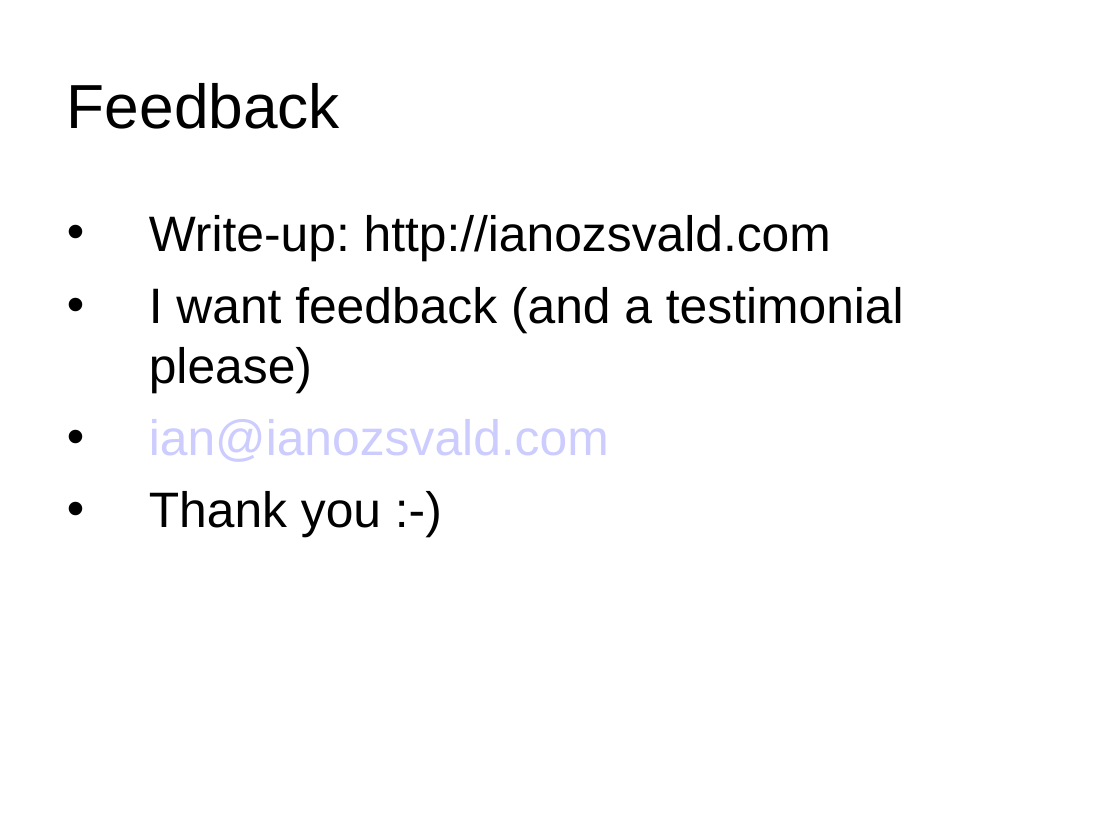
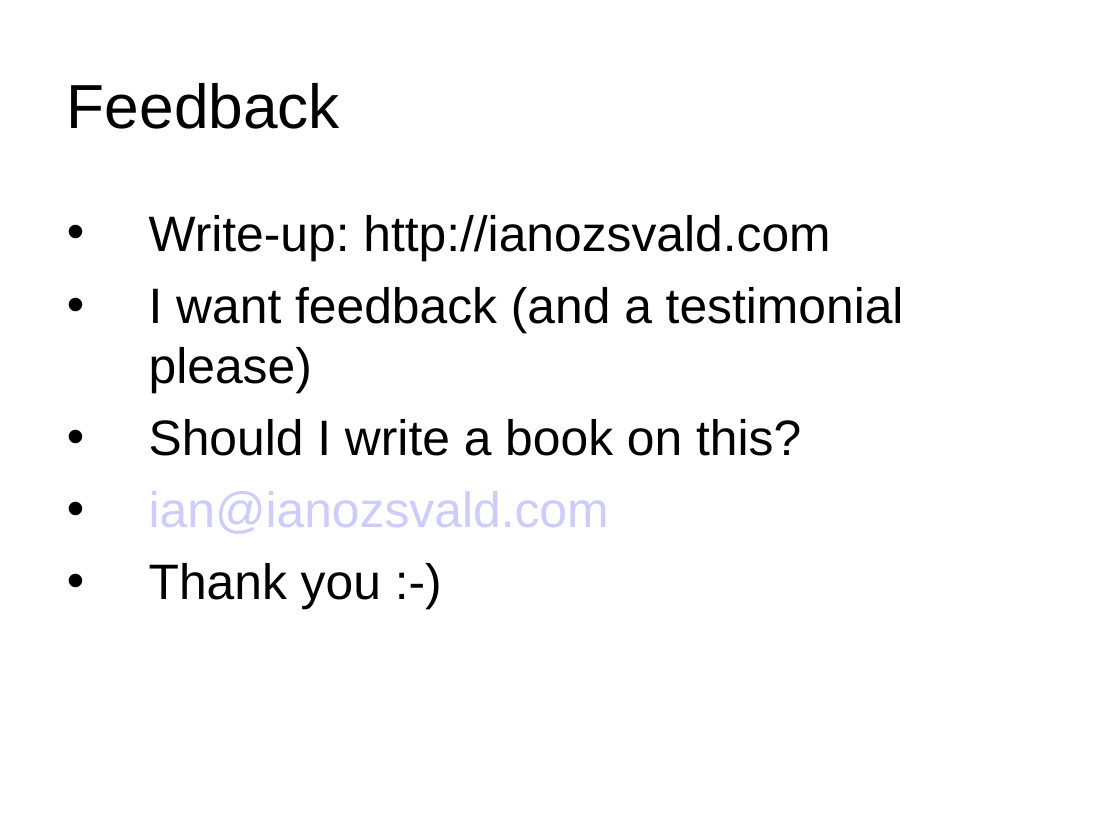
Before and after one commit to ianozsvald/ParallelPython_EuroSciPy2012, a slide deck: slide 34 of ParallelPython_EuroSciPy2012.ppt (slide 33 before the commit). Drawn at 1120x840 pixels with LibreOffice and Linux fonts; fonts in the diff are those of the drawing; background and template pictures are left out. Boxes give left, top, right and bottom in pixels: in the first picture for what was removed or moved away, otherwise in the second. Text is boxed around its words. In the diff, an @@ line names an element or a change of style, - is before the commit and + after.

```diff
--- a/ParallelPython_EuroSciPy2012.ppt
+++ b/ParallelPython_EuroSciPy2012.ppt
@@ text at (149,419,801,456): paragraph added @@
+• Should I write a book on this?
```
Also in this commit, not shown: 8 other slides changed, 1 slide added.
